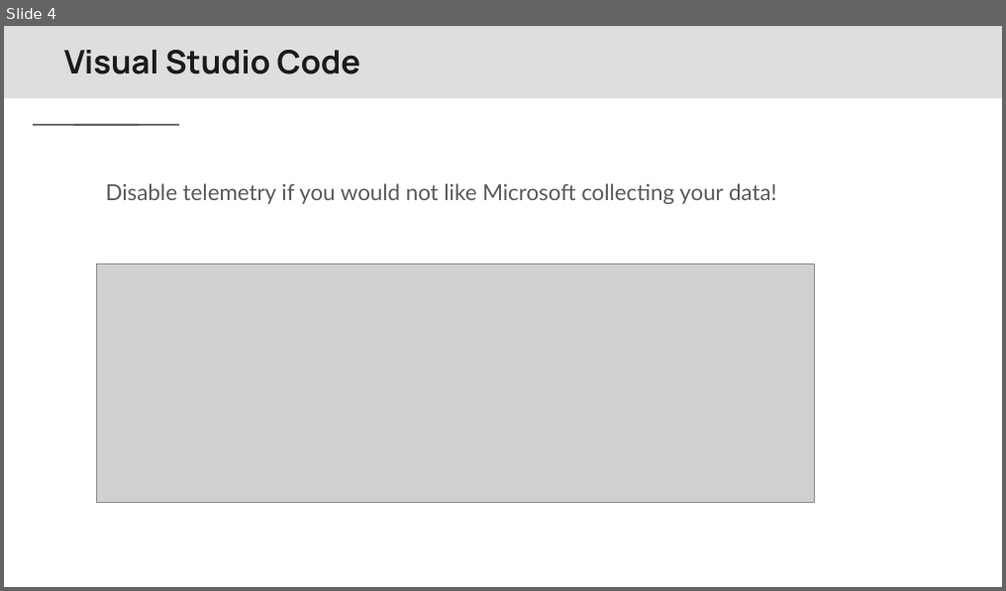
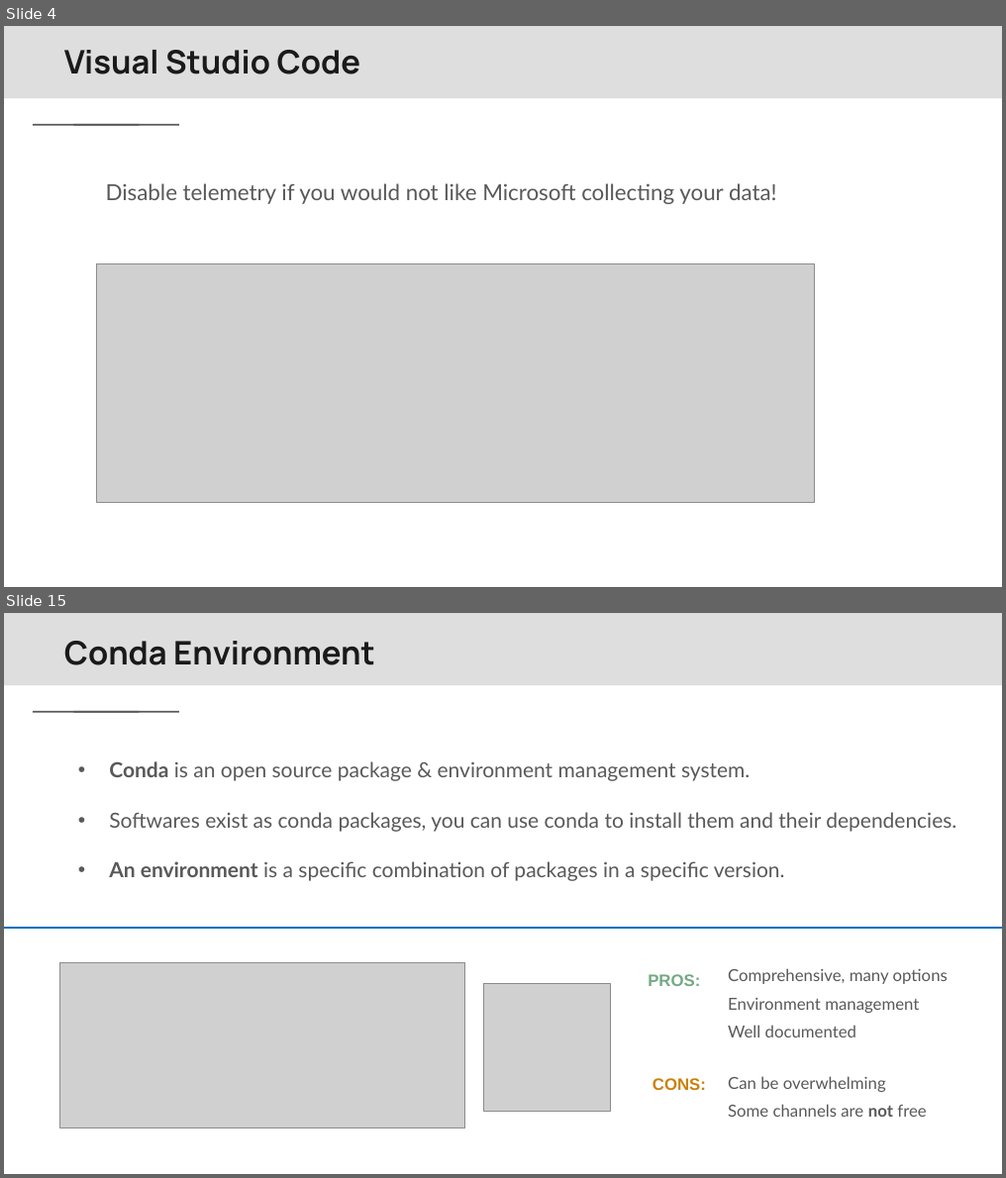
Before and after one commit to Center-for-Health-Data-Science/PythonTsunami, a slide deck: slides/Python Tsunami Local Installations vs code.pptx. Shown one above the other, each under a label of ours: slide 4 before the commit, slides 4 and 15 after it; the slides between them are not shown. The pictures are 1006x591 and 1006x1178 pixels, drawn with LibreOffice and Linux fonts; fonts in the diff are those of the drawing; grey boxes stand for pictures; background and template pictures are left out. Boxes give left, top, right and bottom in pixels: in the first picture for what was removed or moved away, otherwise in the second. Text is boxed around its words. In the diff, an @@ line names an element or a change of style, - is before the commit and + after.

Commit message:
installation slides update

```diff
--- a/slides/Python Tsunami Local Installations vs code.pptx
+++ b/slides/Python Tsunami Local Installations vs code.pptx
@@ slide 15 added at <box>4,613,1002,1174</box>, background #FFFFFF; not listed: 3 template elements that a slide beside it also shows @@
@@ title added at <box>64,641,375,665</box>, 23.4 pt, text #1A1A1A, bold @@
+Conda Environment
@@ text added at <box>109,761,956,881</box>, 15 pt, text #595959 @@
+• Conda is an open source package & environment management system.
+• Softwares exist as conda packages, you can use conda to install them and their dependencies.
+• An environment is a specific combination of packages in a specific version.
@@ line added from (4, 929) to (1002, 929), #0070C0 1 pt @@
@@ text added at <box>374,1081,778,1109</box>, 18 pt, text #FFFFFF, bold @@
+I’m looking for someone to share in an adventure
@@ group added at <box>40,959,947,1146</box>: 4 texts, 2 rounded rectangles, 2 pictures @@
+PROS:
+CONS:
+Comprehensive, many options
+Environment management
+Well documented
+Can be overwhelming
+Some channels are not free
```
Also in this commit, not shown: 9 slides changed, 3 other slides added, 1 other file.
